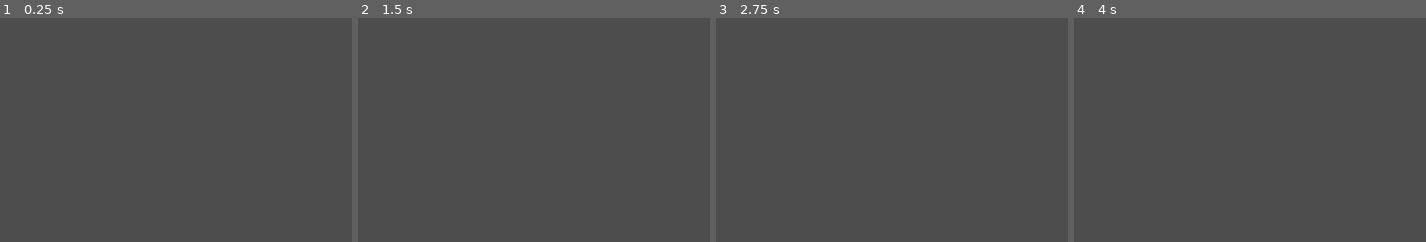
Above: before the commit, frames 1-4 (left to right).
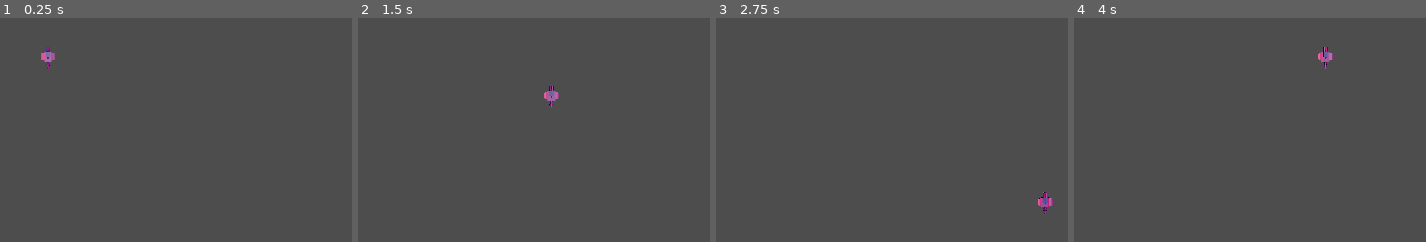
Above: after the commit, the same moments.

Repository: juzalt/GodotFromZeroToHero
Game: Godot game, scene res://main.tscn
The game is run twice, just before and just after one commit, with the same random seed, the same clock (stepped at 60 frames per second) and the same inputs.
Inputs:
- Up to frame 1 (0.25 s): no input
- Up to frame 2 (1.5 s): tap Enter (ui_accept) at 0.5, 0.6, 0.77, 1.07, 1.35 s; hold Right (ui_right) 0.53-1.28 s; hold Down (ui_down) from 1.28 s (still down)
- Up to frame 3 (2.75 s): tap Enter (ui_accept) at 1.52, 1.82, 2.1 s; release Down (ui_down) at 2.03 s; hold Right (ui_right) from 2.03 s (still down)
- Up to frame 4 (4 s): tap Enter (ui_accept) at 2.75, 2.85, 3.02, 3.32, 3.6, 3.77 s; release Right (ui_right) at 2.78 s; hold Up (ui_up) 2.78-3.53 s; hold Left (ui_left) from 3.53 s (still down)
The pictures show only the part of the screen within x 50-100%, y 41-91%; the shares and areas given below are measured in that part.

The runs differ from the first frame. In frame 1, 0.2% of the frame differs, in the area x 11-16%, y 12-23%; in frame 2, 0.2%; in frame 3, 0.2%, in the area x 91-96%, y 77-88%; in frame 4, 0.2%.

Commit message:
juego jugable

Diff:
--- /dev/null
+++ b/main.gd
@@ -0,0 +1,13 @@
+extends Node3D
+
+@onready var debug_overlay = $debug
+@onready var player = $player
+
+# Called when the node enters the scene tree for the first time.
+func _ready():
+	$Debug.init(player)
+
+
+# Called every frame. 'delta' is the elapsed time since the previous frame.
+func _process(delta):
+	pass
--- a/main.tscn
+++ b/main.tscn
@@ -1,10 +1,13 @@
-[gd_scene load_steps=4 format=3 uid="uid://du8w4v8sfw4c4"]
+[gd_scene load_steps=6 format=3 uid="uid://du8w4v8sfw4c4"]
 
 [ext_resource type="PackedScene" uid="uid://frxwgqrbtqx6" path="res://scenes/debug.tscn" id="1_bvnl8"]
+[ext_resource type="Script" path="res://main.gd" id="1_kd4mg"]
 [ext_resource type="PackedScene" uid="uid://5seirs4oh3i6" path="res://scenes/HUD.tscn" id="2_e2nuq"]
 [ext_resource type="FontFile" uid="uid://ddokmhqnflvc1" path="res://fonts/BrunoAceSC-Regular.ttf" id="2_n8kig"]
+[ext_resource type="PackedScene" uid="uid://c3nn4f1scg2pa" path="res://scenes/player.tscn" id="5_g708e"]
 
 [node name="MainRoot" type="Node3D"]
+script = ExtResource("1_kd4mg")
 
 [node name="DirectionalLight3D" type="DirectionalLight3D" parent="."]
 transform = Transform3D(1, 0, 0, 0, -4.37114e-08, 1, 0, -1, -4.37114e-08, 0, 25, 0)
@@ -61,3 +64,5 @@
 size_flags_horizontal = 3
 theme_override_fonts/font = ExtResource("2_n8kig")
 value = 100.0
+
+[node name="player" parent="." instance=ExtResource("5_g708e")]
--- a/scenes/player.gd
+++ b/scenes/player.gd
@@ -1,22 +1,8 @@
 extends CharacterBody3D
 
-
-const SPEED = 5.0
-const JUMP_VELOCITY = 4.5
-
-# Get the gravity from the project settings to be synced with RigidBody nodes.
-var gravity = ProjectSettings.get_setting("physics/3d/default_gravity")
-
+const SPEED = 30.0
 
 func _physics_process(delta):
-	# Add the gravity.
-	if not is_on_floor():
-		velocity.y -= gravity * delta
-
-	# Handle jump.
-	if Input.is_action_just_pressed("ui_accept") and is_on_floor():
-		velocity.y = JUMP_VELOCITY
-
 	# Get the input direction and handle the movement/deceleration.
 	# As good practice, you should replace UI actions with custom gameplay actions.
 	var input_dir = Input.get_vector("ui_left", "ui_right", "ui_up", "ui_down")
